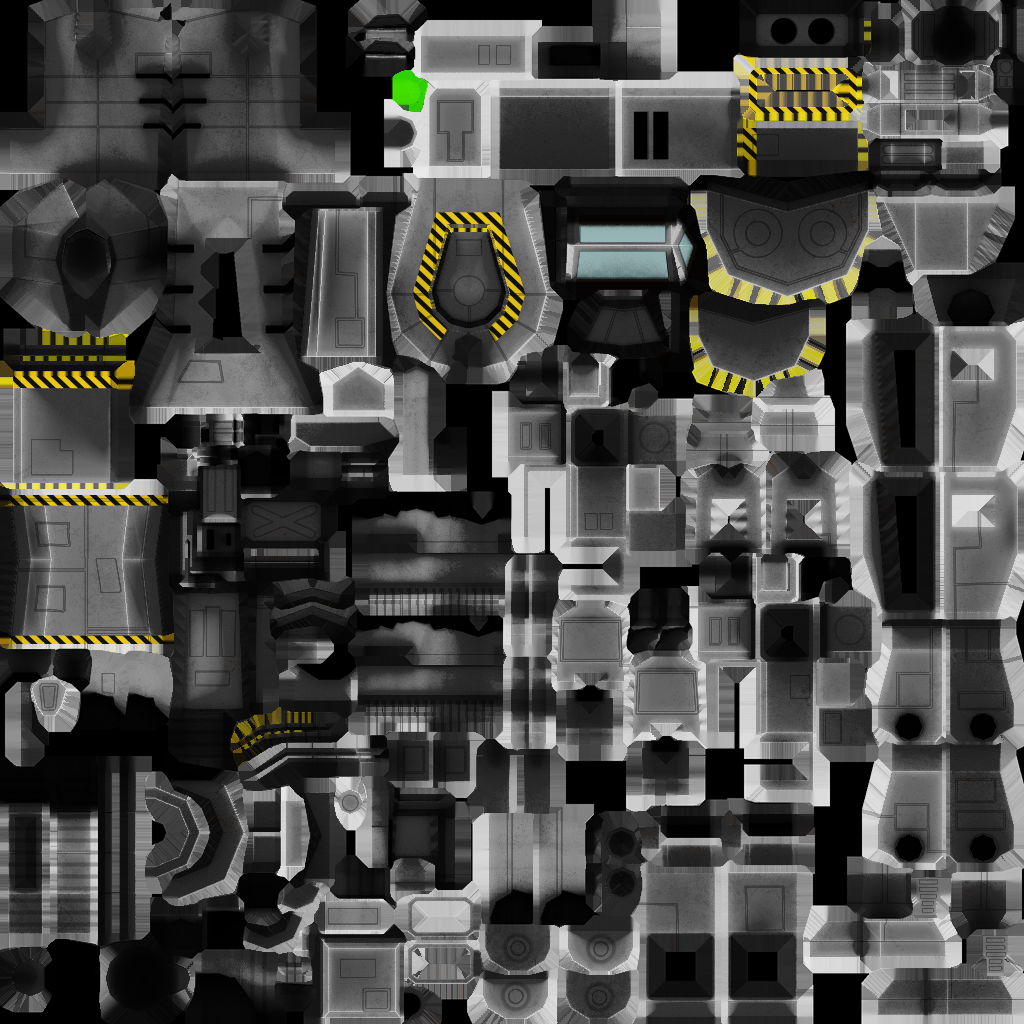
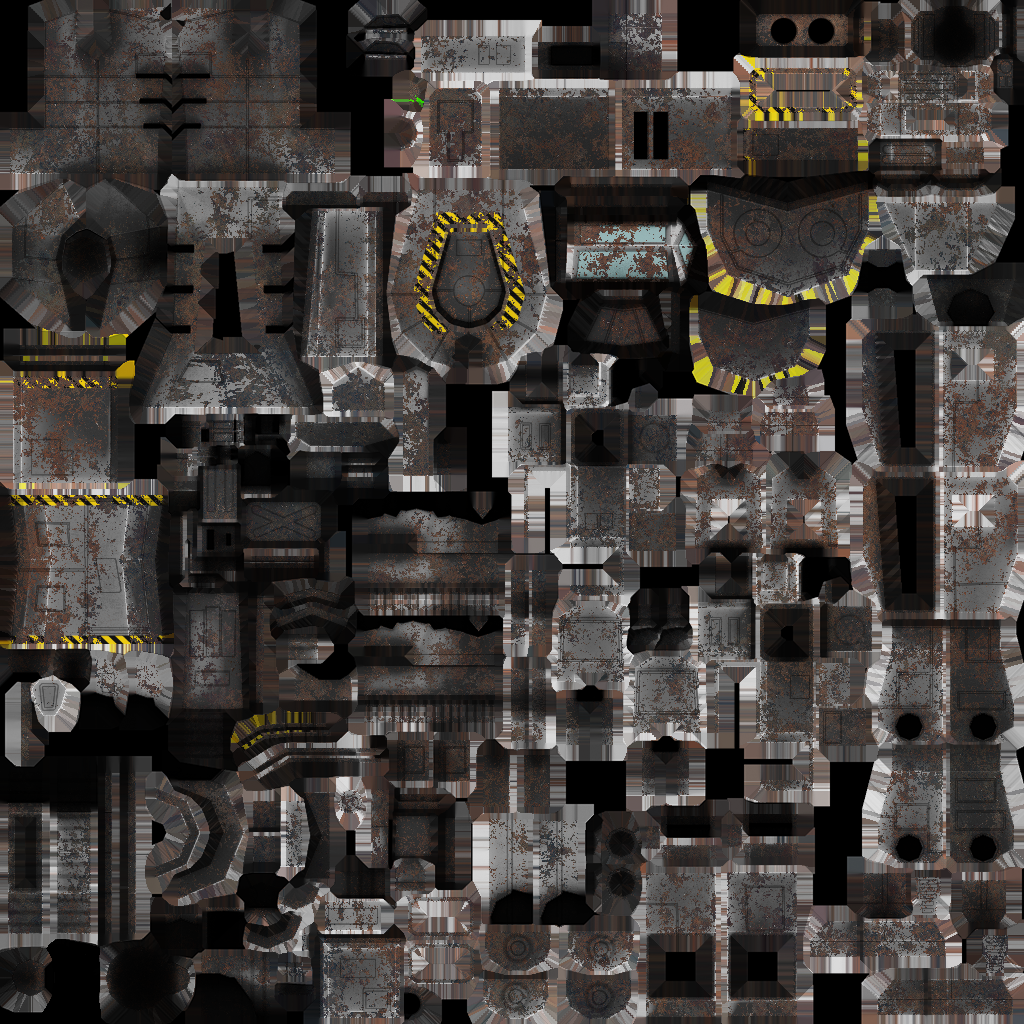
Before/after of a 1024 x 1024 layered artwork. What changed in the layer stack:
added layer "X" above "Background" over [0, 0, 1024, 1024]